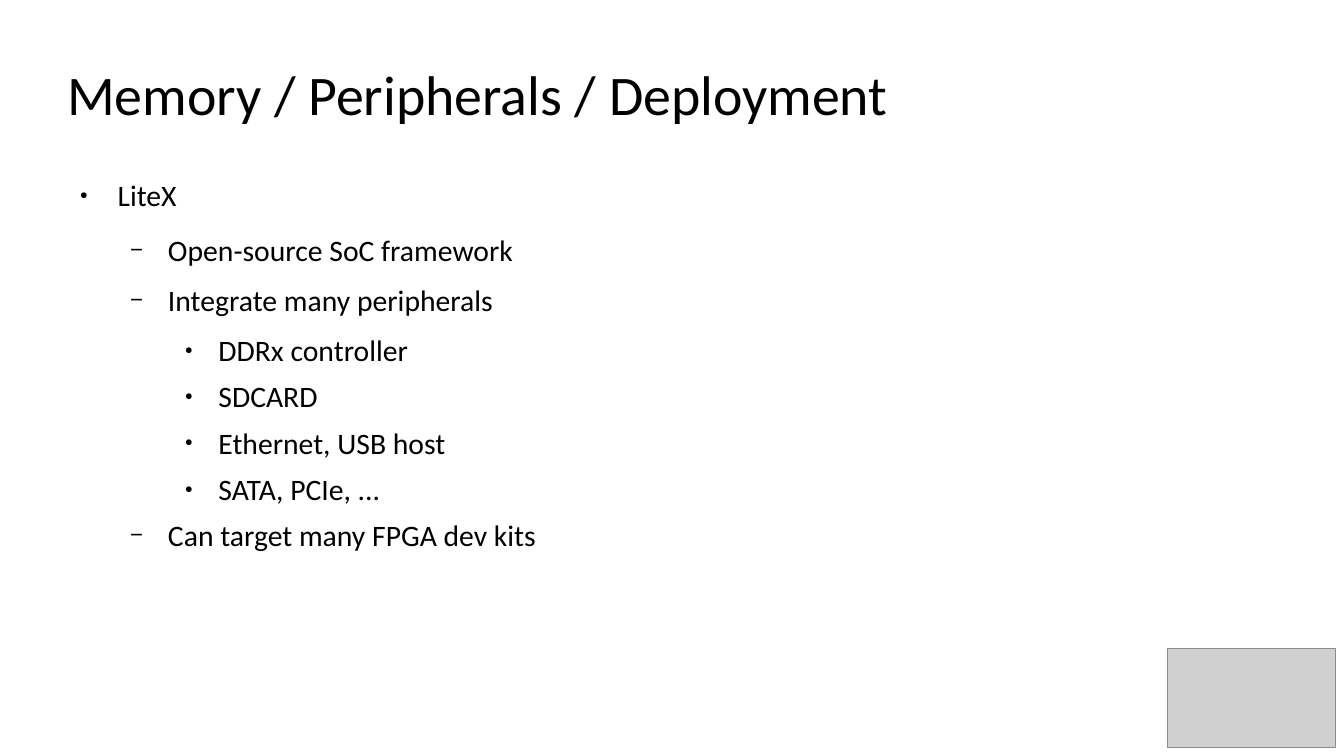
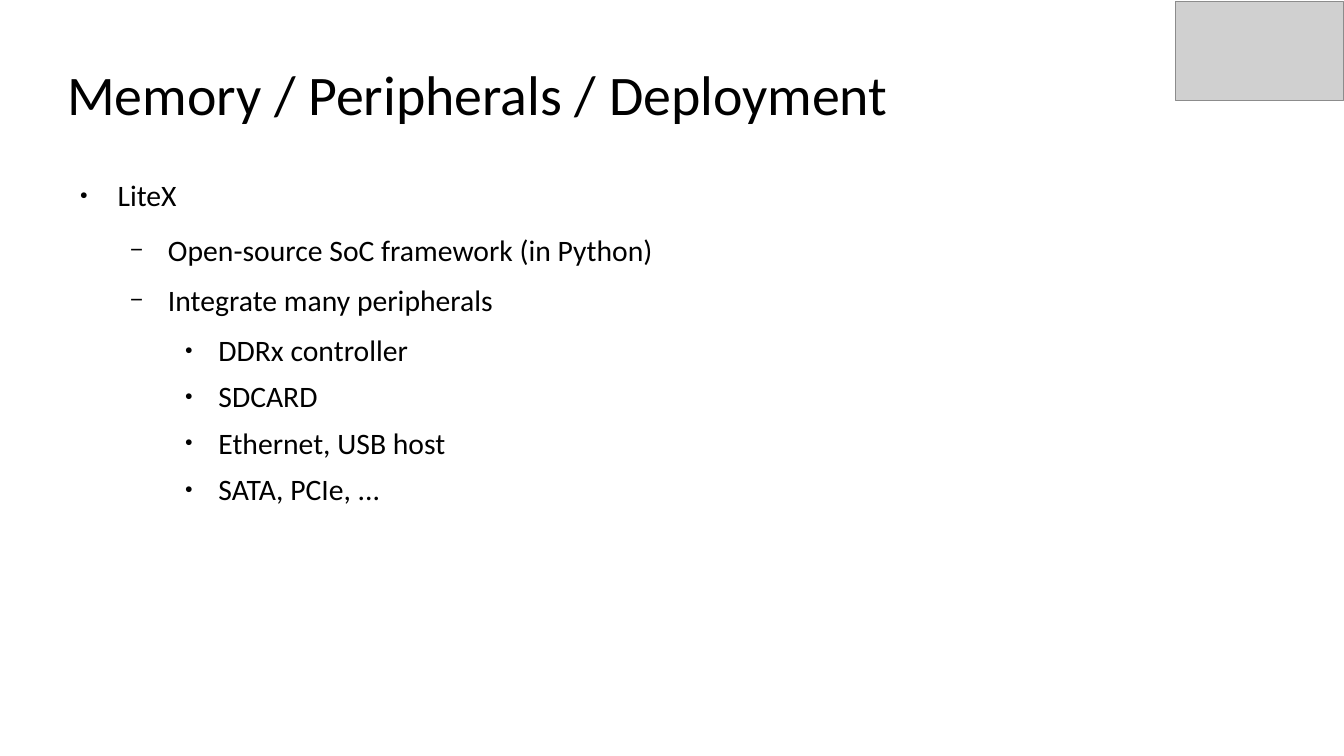
Before and after one commit to SpinalHDL/SpinalDoc, a slide deck: slide 22 of presentation/en/37c3_271223/37c3_271223.odp (slide 25 before the commit). Drawn at 1344x756 pixels with LibreOffice and Linux fonts; fonts in the diff are those of the drawing; grey boxes stand for pictures. Boxes give left, top, right and bottom in pixels: in the first picture for what was removed or moved away, otherwise in the second. Text is boxed around its words. In the diff, an @@ line names an element or a change of style, - is before the commit and + after.

```diff
--- a/presentation/en/37c3_271223/37c3_271223.odp
+++ b/presentation/en/37c3_271223/37c3_271223.odp
@@ picture: place and size @@
-picture at [1167,649,1334,748]
+picture at [1175,1,1343,100]
@@ text at [168,239,653,266]: text changed @@
-  − Open-source SoC framework
+  − Open-source SoC framework (in Python)
@@ text at [168,525,536,551]: paragraph removed @@
-  − Can target many FPGA dev kits
```
Also in this commit, not shown: 20 other slides changed, 5 slides added, 2 other files.
